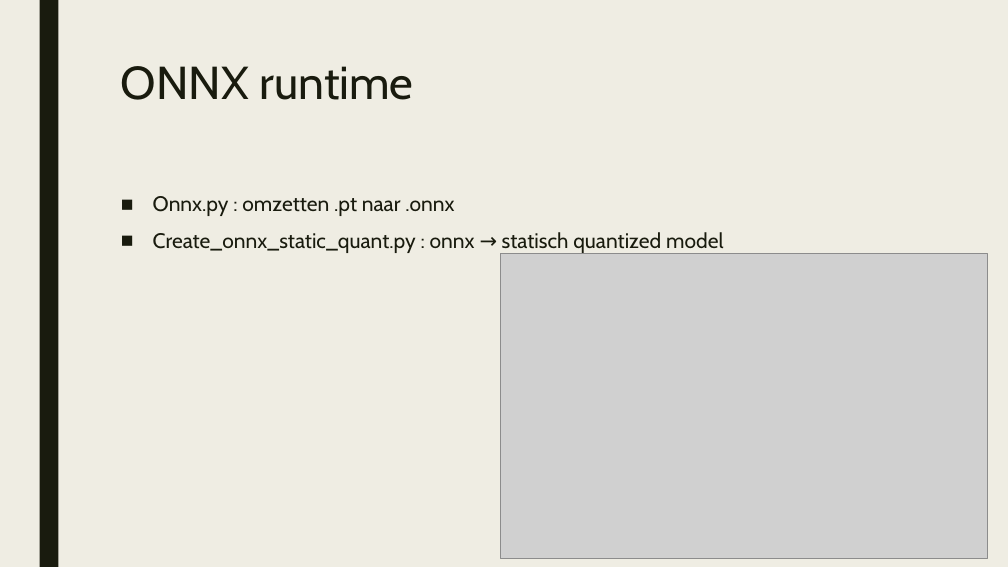
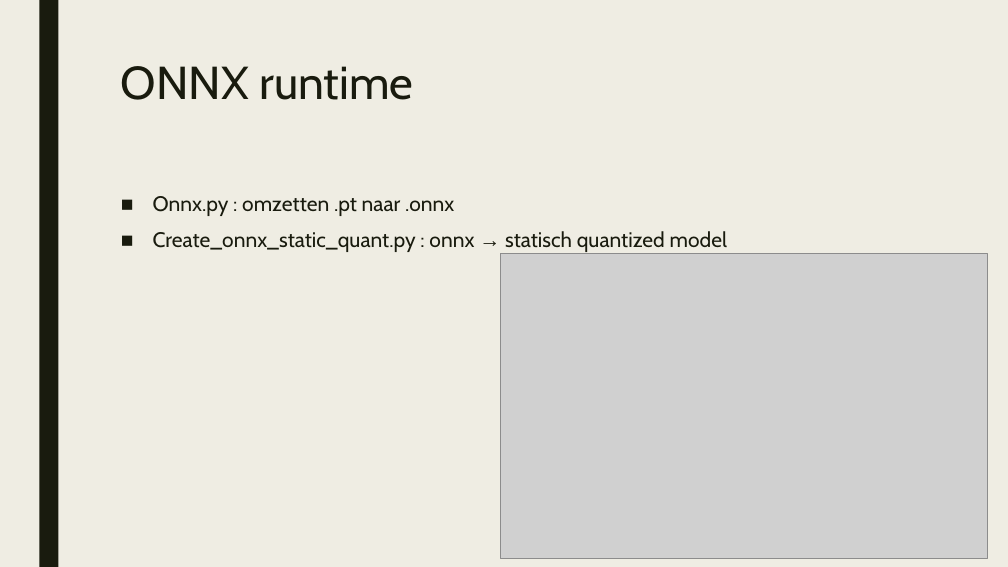
Before and after one commit to SampersS/yolov11, a slide deck: slide 5 of AIEdge_Groepsproject_presentatie.pptx. Drawn at 1008x567 pixels with LibreOffice and Linux fonts; fonts in the diff are those of the drawing; grey boxes stand for pictures. Boxes give left, top, right and bottom in pixels: in the first picture for what was removed or moved away, otherwise in the second. Text is boxed around its words. In the diff, an @@ line names an element or a change of style, - is before the commit and + after.

```diff
--- a/AIEdge_Groepsproject_presentatie.pptx
+++ b/AIEdge_Groepsproject_presentatie.pptx
@@ text "Onnx.py : omzetten .pt naar ..." at (153, 196, 727, 254): font Cabin to Arial in "→" @@
```
Also in this commit, not shown: 2 other slides changed.
